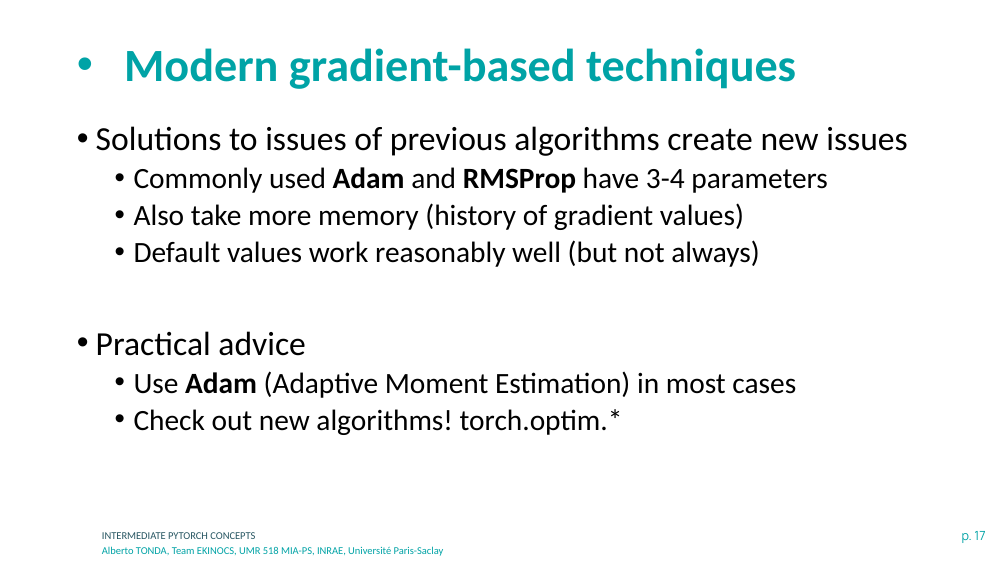
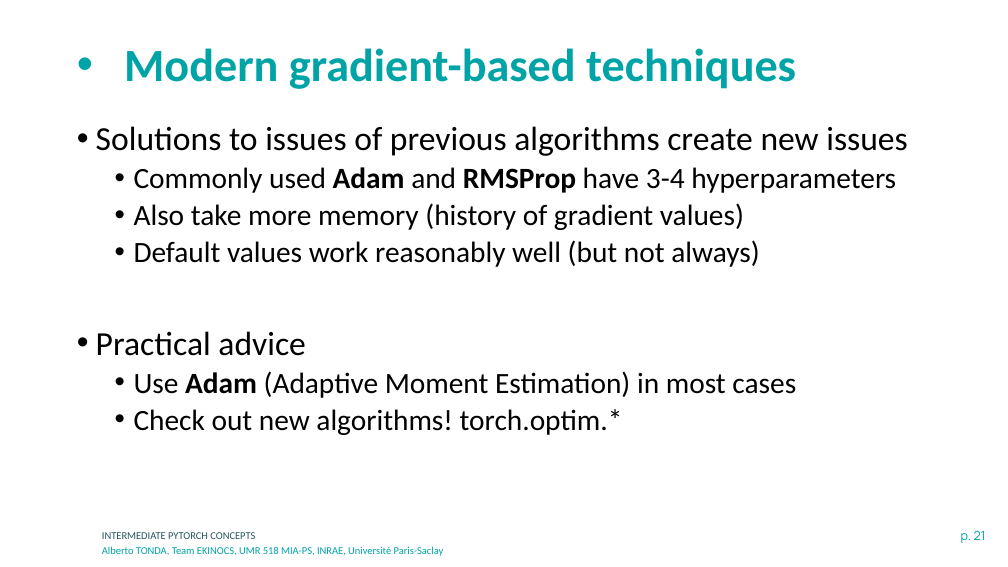
Before and after one commit to albertotonda/teaching, a slide deck: slide 21 of deep-learning-in-practice-with-pytorch/1-intermediate-pytorch.pptx (slide 17 before the commit). Drawn at 1008x567 pixels with LibreOffice and Linux fonts; fonts in the diff are those of the drawing; background and template pictures are left out. Boxes give left, top, right and bottom in pixels: in the first picture for what was removed or moved away, otherwise in the second. Text is boxed around its words. In the diff, an @@ line names an element or a change of style, - is before the commit and + after.

```diff
--- a/deep-learning-in-practice-with-pytorch/1-intermediate-pytorch.pptx
+++ b/deep-learning-in-practice-with-pytorch/1-intermediate-pytorch.pptx
@@ text at bbox=[134, 167, 896, 193]: text changed @@
-  • Commonly used Adam and RMSProp have 3-4 parameters
+  • Commonly used Adam and RMSProp have 3-4 hyperparameters
@@ page number at bbox=[961, 530, 986, 543]: text changed @@
-p. 17
+p. 21
```
Also in this commit, not shown: 1 other slide changed, 4 slides added, 25 other files.
